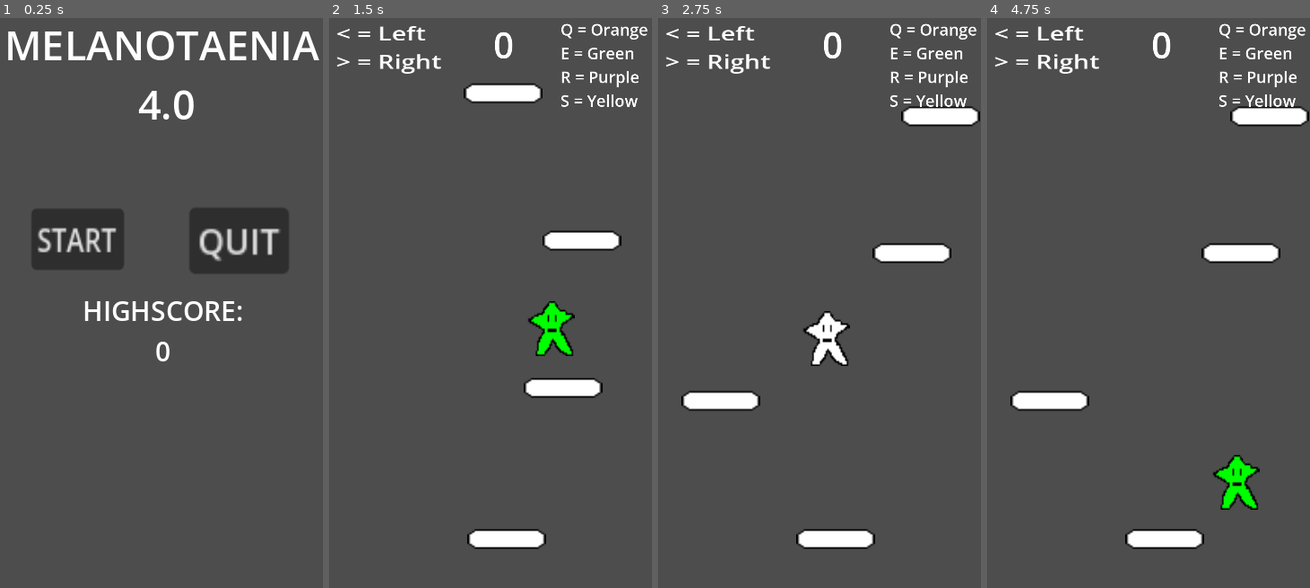
Above: before the commit, frames 1-4 (left to right).
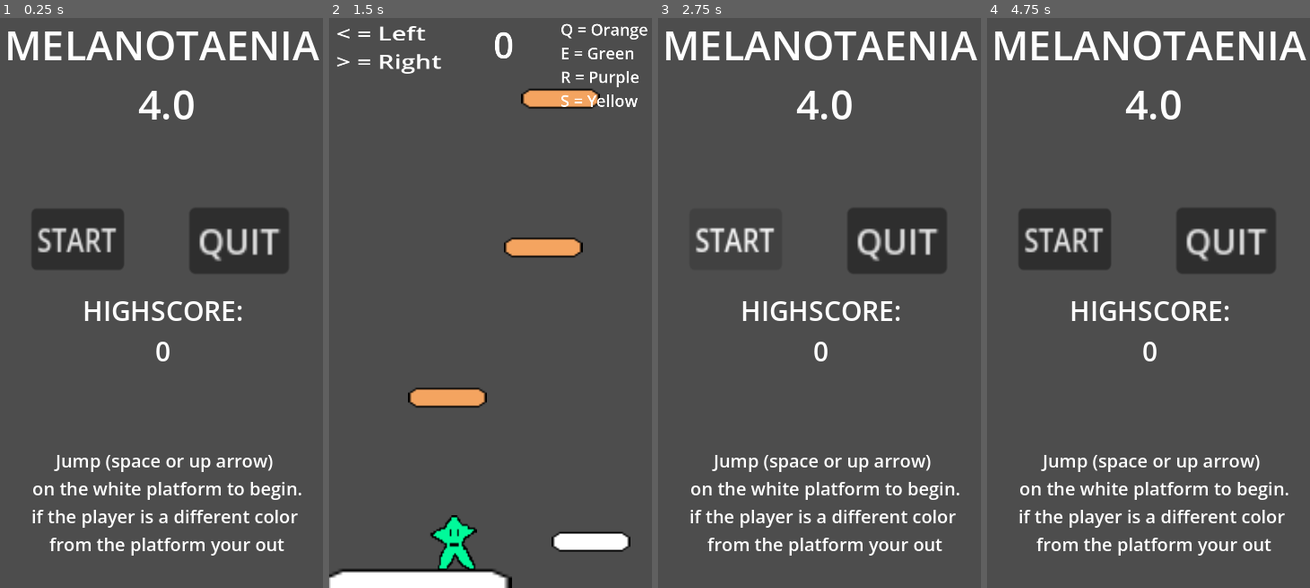
Above: after the commit, the same moments.

Repository: Abbby1007/Melanotaenia-4.0
Game: Godot game, scene res://title_screen.tscn
Same seed, same stepped clock (60 frames per second), same inputs: the game is played once before the commit and once after it.
Inputs (mouse positions are in pixels of both pictures, inside the frame that each line leads up to):
- Up to frame 1 (0.25 s): no input
- Up to frame 2 (1.5 s): click "START" at 0.5 s; tap Enter at 1.25 s; move the mouse to (561, 268) at 1.27 s; hold Right (move_right) from 1.28 s (still down); tap E (green) at 1.35 s; click (561, 268) at 1.42 s
- Up to frame 3 (2.75 s): tap Up (Jump) at 1.52, 1.82 s; tap Q (orange) at 1.55 s; release Right (move_right) at 2 s; click (735, 240) at 2 s, where only the run before the commit has a clickable "START"
- Up to frame 4 (4.75 s): click (1064, 240) at 2.75 s, where only the run after the commit has a clickable "START"; move the mouse to (1083, 331) at 3.52 s; hold Right (move_right) 3.53-4.28 s; tap Q (orange) at 3.6 s; tap Up (Jump) at 3.77, 3.8, 4.07, 4.35 s; move the mouse to (1180, 171) at 4.27 s; hold Left (move_left) from 4.28 s (still down); tap E (green) at 4.55 s

The runs differ from the first frame. In frame 1, 2.9% of the frame differs, in the area x 10-94%, y 76-95%; in frame 2, 9.3%; in frame 3, 14%; in frame 4, 16%, in the area x 2-100%, y 0-95%.

Commit message:
add instructions and other stuff

Diff:
--- a/Levels/tutorial.gd
+++ b/Levels/tutorial.gd
@@ -15,8 +15,17 @@
 #45 - 357
 func level_generator(amount):
 	for items in amount:
+		var num = randi_range(0,1)
 		platform_initial_position_y -= randf_range(150,170)
 		var new_platform = platform_scene.instantiate() as StaticBody2D
+		if(num == 0):
+			#Meidum sea green
+			new_platform.modulate = Color(0, 0.98039216, 0.6039216, 1)
+		elif (num == 1):
+			#Sadny brown
+			new_platform.modulate = Color(0.95686275, 0.6431373, 0.3764706, 1)
+
+
 		new_platform.position = Vector2(randf_range(41,321),platform_initial_position_y)
 		platform_container.call_deferred("add_child",new_platform)
 	print(amount)
--- a/Levels/tutorial.tscn
+++ b/Levels/tutorial.tscn
@@ -2,28 +2,33 @@
 
 [ext_resource type="Script" uid="uid://cisx6rq34kqnl" path="res://Levels/tutorial.gd" id="1_hga2d"]
 [ext_resource type="PackedScene" uid="uid://c3x33skglstrp" path="res://Player.tscn" id="2_lalqu"]
+[ext_resource type="Texture2D" uid="uid://dwe8tqk3fvs27" path="res://art/platform.png" id="4_gdvy0"]
 [ext_resource type="PackedScene" uid="uid://b8bwxtr758ee4" path="res://kill_platform.tscn" id="6_mscth"]
 
 [sub_resource type="RectangleShape2D" id="RectangleShape2D_hga2d"]
 size = Vector2(1142.5005, 40)
+
+[sub_resource type="RectangleShape2D" id="RectangleShape2D_mscth"]
+size = Vector2(99, 17.024162)
 
 [node name="Tutorial" type="Node2D" unique_id=489865250]
 script = ExtResource("1_hga2d")
 platform_scene = ExtResource("6_mscth")
 
 [node name="Player" parent="." unique_id=1764254399 instance=ExtResource("2_lalqu")]
-position = Vector2(191, 526)
+position = Vector2(82, 592)
 
 [node name="platform_container" type="Node2D" parent="." unique_id=901247753]
 
 [node name="killPlatform" parent="platform_container" unique_id=201136178 instance=ExtResource("6_mscth")]
-position = Vector2(195, 569)
+position = Vector2(289, 572)
 
 [node name="camera" type="Camera2D" parent="." unique_id=839100496]
 position = Vector2(180, 320)
 scale = Vector2(0.4, 0.4)
 
 [node name="platform_cleaner" type="Area2D" parent="camera" unique_id=1998959459]
+position = Vector2(-4.9999995, 69.99999)
 
 [node name="collison" type="CollisionShape2D" parent="camera/platform_cleaner" unique_id=1584327518]
 position = Vector2(61.249878, 824.99994)
@@ -60,4 +65,18 @@
 R = Purple
 S = Yellow"
 
+[node name="StaticBody2D" type="StaticBody2D" parent="." unique_id=927377810]
+position = Vector2(64, 638)
+metadata/_edit_group_ = true
+
+[node name="Sprite2D" type="Sprite2D" parent="StaticBody2D" unique_id=1549579705]
+position = Vector2(34.5, 7.5)
+scale = Vector2(6.6229367, 2.9304194)
+texture = ExtResource("4_gdvy0")
+
+[node name="CollisionShape2D" type="CollisionShape2D" parent="StaticBody2D" unique_id=1447616837]
+position = Vector2(34.5, -0.016845703)
+scale = Vector2(2.0983624, 1.9951792)
+shape = SubResource("RectangleShape2D_mscth")
+
 [connection signal="body_entered" from="camera/platform_cleaner" to="." method="_on_platform_cleaner_body_entered"]
--- a/Player.tscn
+++ b/Player.tscn
@@ -4,10 +4,10 @@
 [ext_resource type="Texture2D" uid="uid://eh4ypeotfgqq" path="res://art/star2.png" id="2_kpjcp"]
 
 [sub_resource type="RectangleShape2D" id="RectangleShape2D_xhfnw"]
-size = Vector2(121, 18.333328)
+size = Vector2(113, 21.666668)
 
 [sub_resource type="RectangleShape2D" id="RectangleShape2D_kpjcp"]
-size = Vector2(115, 170)
+size = Vector2(115, 155.00003)
 
 [node name="Player" type="CharacterBody2D" unique_id=1764254399 groups=["player"]]
 scale = Vector2(0.4, 0.4)
@@ -21,13 +21,13 @@
 [node name="Area2D" type="Area2D" parent="." unique_id=862088622]
 
 [node name="CollisionShape2D" type="CollisionShape2D" parent="Area2D" unique_id=1266005838]
-position = Vector2(0.4999999, 54.166656)
-scale = Vector2(0.99999994, 0.99999994)
+position = Vector2(-4.999999, 39.16666)
+scale = Vector2(0.99999976, 0.99999976)
 shape = SubResource("RectangleShape2D_xhfnw")
 
 [node name="CollisionShape2D" type="CollisionShape2D" parent="." unique_id=1938976319]
-position = Vector2(-4.9999886, -22.500006)
-scale = Vector2(0.99999976, 0.99999976)
+position = Vector2(-4.9999866, -29.999985)
+scale = Vector2(0.99999964, 0.99999964)
 shape = SubResource("RectangleShape2D_kpjcp")
 
 [connection signal="body_entered" from="Area2D" to="." method="_on_area_2d_body_entered"]
--- a/kill_platform.gd
+++ b/kill_platform.gd
@@ -9,15 +9,3 @@
 # Called every frame. 'delta' is the elapsed time since the previous frame.
 func _process(delta: float) -> void:
 	pass
-
-
-#func _on_area_2d_body_entered(body: Node2D) -> void:
-#
-	#if body.is_in_group("player"):
-		#if $"../Player".modulate != modulate:
-				#get_tree().call_deferred("reload_current_scene")
-	##If player is not the same size as the paltform then kill them
-	##if body.name == "Player":
-		##print("TEST")
-		##if $"../Player".modulate != modulate:
-			##get_tree().call_deferred("reload_current_scene")
--- a/player.gd
+++ b/player.gd
@@ -30,19 +30,22 @@
 
 	#based on players input their color changes
 
-	#When Q is pressed it changes to Orange
+	#When Q is pressed it changes to SANDY BROWN
+	#Color(0.95686275, 0.6431373, 0.3764706, 1)
 	if Input.is_action_just_pressed("orange"):
-			modulate = Color.ORANGE
+			modulate = Color(0.95686275, 0.6431373, 0.3764706, 1)
 
-	#When e is pressed it changes to sea Green
+	#When e is pressed it changes to MEDIUM SEA GREEN
+	# EMDIUM Sea Green RBG = Color(0, 0.98039216, 0.6039216, 1)
 	if Input.is_action_just_pressed("green"):
-			modulate = Color.GREEN
+			modulate = Color(0, 0.98039216, 0.6039216, 1)
+
 
 	#When R is pressed it changes to Purple
 	if Input.is_action_just_pressed("purple"):
 			modulate = Color.PURPLE
 
-	#When S is pressed it changes to Yellow
+	#When W is pressed it changes to Yellow
 	if Input.is_action_just_pressed("yellow"):
 			modulate = Color.YELLOW
 
--- a/project.godot
+++ b/project.godot
@@ -42,13 +42,6 @@
 , Object(InputEventKey,"resource_local_to_scene":false,"resource_name":"","device":-1,"window_id":0,"alt_pressed":false …(182 unchanged characters)…
 ]
 }
-Jump={
-"deadzone": 0.2,
-"events": [Object(InputEventKey,"resource_local_to_scene":false,"resource_name":"","device":-1,"window_id":0,"alt_pressed":false,"shift_pressed":false,"ctrl_pressed":false,"meta_pressed":false,"pressed":false,"keycode":0,"physical_keycode":32,"key_label":0,"unicode":32,"location":0,"echo":false,"script":null)
-, Object(InputEventKey,"resource_local_to_scene":false,"resource_name":"","device":-1,"window_id":0,"alt_pressed":false,"shift_pressed":false,"ctrl_pressed":false,"meta_pressed":false,"pressed":false,"keycode":0,"physical_keycode":4194320,"key_label":0,"unicode":0,"location":0,"echo":false,"script":null)
-, Object(InputEventKey,"resource_local_to_scene":false,"resource_name":"","device":-1,"window_id":0,"alt_pressed":false,"shift_pressed":false,"ctrl_pressed":false,"meta_pressed":false,"pressed":false,"keycode":0,"physical_keycode":87,"key_label":0,"unicode":119,"location":0,"echo":false,"script":null)
-]
-}
 orange={
 "deadzone": 0.2,
 "events": [Object(InputEventKey,"resource_local_to_scene":false,"resource_name":"","device":-1,"window_id":0,"alt_press …(192 unchanged characters)…
@@ -66,7 +59,13 @@
 }
 yellow={
 "deadzone": 0.2,
-"events": [Object(InputEventKey,"resource_local_to_scene":fa …(141 unchanged characters)… ":false,"keycode":0,"physical_keycode":83,"key_label":0,"unicode":115,"location":0,"echo":false,"script":null)
+"events": [Object(InputEventKey,"resource_local_to_scene":fa …(141 unchanged characters)… ":false,"keycode":0,"physical_keycode":87,"key_label":0,"unicode":119,"location":0,"echo":false,"script":null)
+]
+}
+Jump={
+"deadzone": 0.2,
+"events": [Object(InputEventKey,"resource_local_to_scene":false,"resource_name":"","device":-1,"window_id":0,"alt_pressed":false,"shift_pressed":false,"ctrl_pressed":false,"meta_pressed":false,"pressed":false,"keycode":0,"physical_keycode":4194320,"key_label":0,"unicode":0,"location":0,"echo":false,"script":null)
+, Object(InputEventKey,"resource_local_to_scene":false,"resource_name":"","device":-1,"window_id":0,"alt_pressed":false,"shift_pressed":false,"ctrl_pressed":false,"meta_pressed":false,"pressed":false,"keycode":0,"physical_keycode":32,"key_label":0,"unicode":32,"location":0,"echo":false,"script":null)
 ]
 }
 
--- a/title_screen.tscn
+++ b/title_screen.tscn
@@ -66,5 +66,18 @@
 text = "HIGHSCORE:"
 horizontal_alignment = 1
 
+[node name="Instructions" type="Label" parent="." unique_id=999051587]
+layout_mode = 0
+offset_left = 23.0
+offset_top = 484.0
+offset_right = 345.0
+offset_bottom = 605.0
+theme_override_font_sizes/font_size = 20
+text = "Jump (space or up arrow)
+ on the white platform to begin.
+if the player is a different color
+ from the platform your out"
+horizontal_alignment = 1
+
 [connection signal="pressed" from="start-btn" to="." method="_on_startbtn_pressed"]
 [connection signal="pressed" from="quit-btn" to="." method="_on_quitbtn_pressed"]
